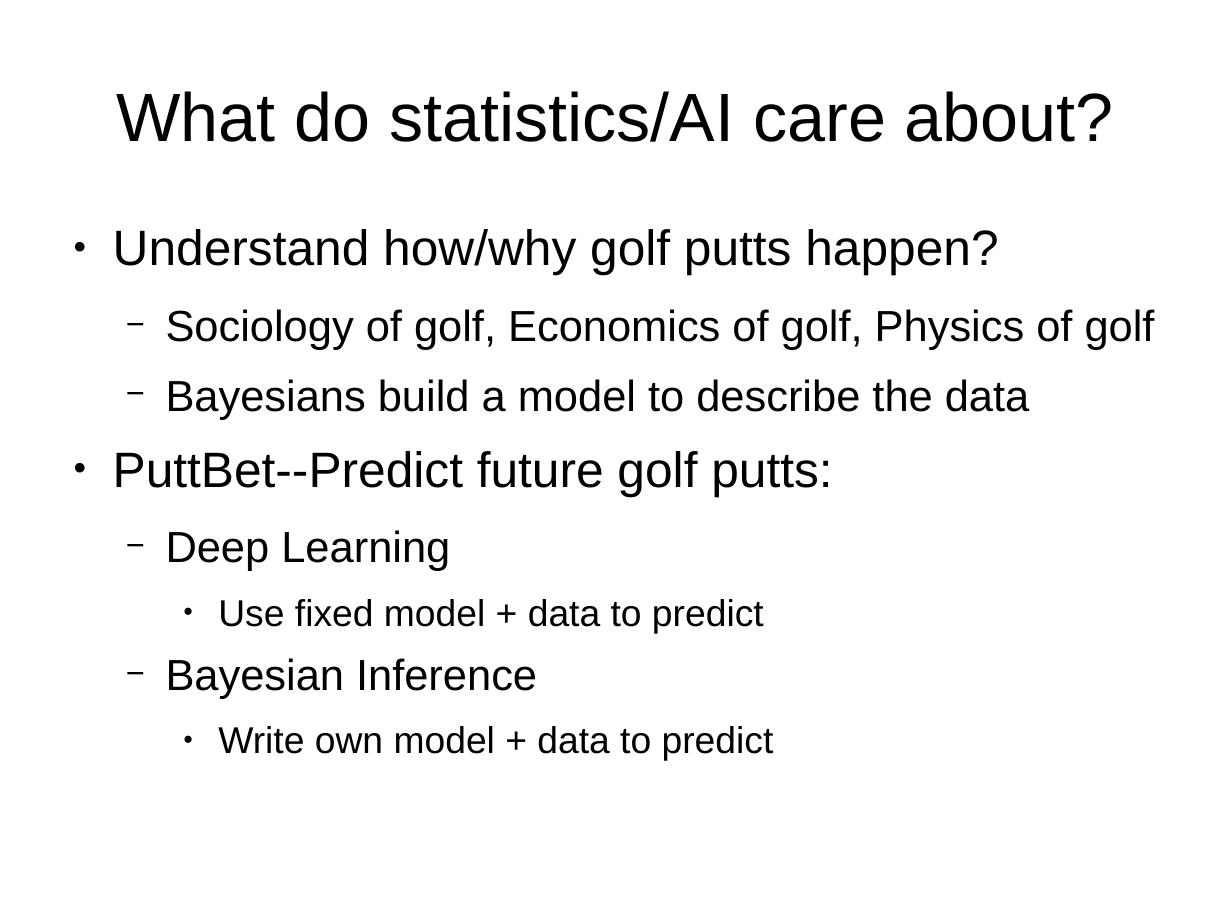
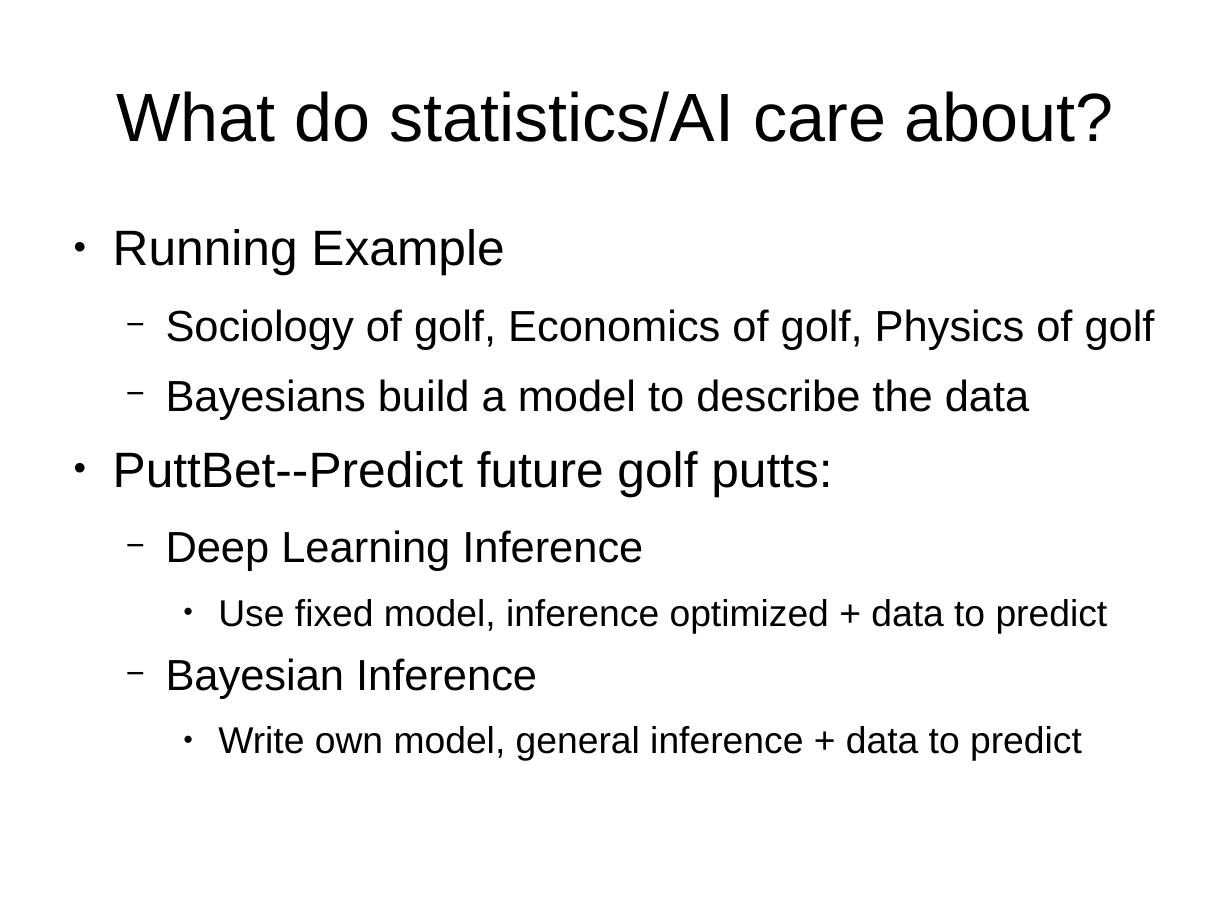
Before and after one commit to breckbaldwin/StanIsThePlanDist, a slide deck: slide 3 of slides/StanIsThePlanPyData.odp. Drawn at 1232x924 pixels with LibreOffice and Linux fonts; fonts in the diff are those of the drawing. Boxes give left, top, right and bottom in pixels: in the first picture for what was removed or moved away, otherwise in the second. Text is boxed around its words. In the diff, an @@ line names an element or a change of style, - is before the commit and + after.

Commit message:
about through intro to dists

```diff
--- a/slides/StanIsThePlanPyData.odp
+++ b/slides/StanIsThePlanPyData.odp
@@ text at box(113, 229, 504, 275): text changed @@
-● Understand how/why golf putts happen?
+● Running Example
@@ text at box(166, 530, 1108, 633): text changed @@
-  − Deep Learning
-    ● Use fixed model + data to predict
+  − Deep Learning Inference
+    ● Use fixed model, inference optimized + data to predict
@@ text at box(218, 726, 1082, 761): text changed @@
-    ● Write own model + data to predict
+    ● Write own model, general inference + data to predict
```
Also in this commit, not shown: 5 other slides changed, 20 slides added.
